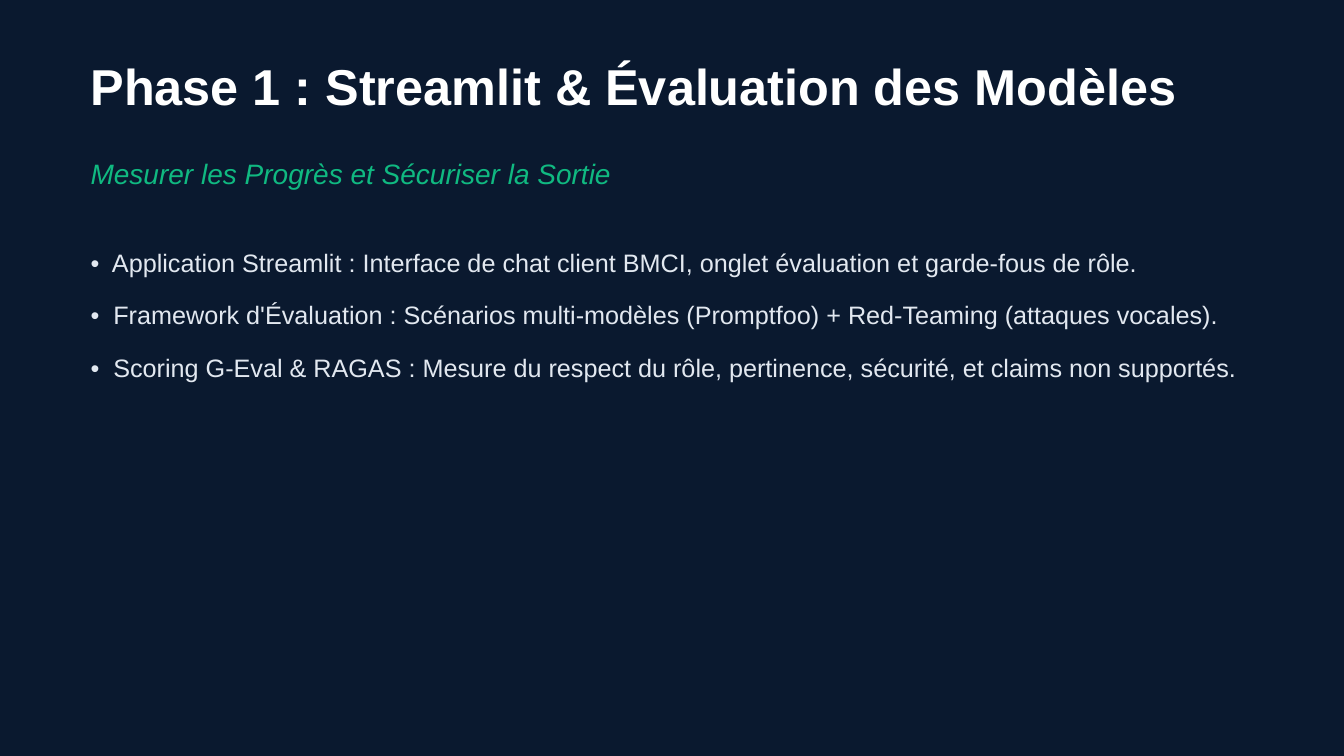
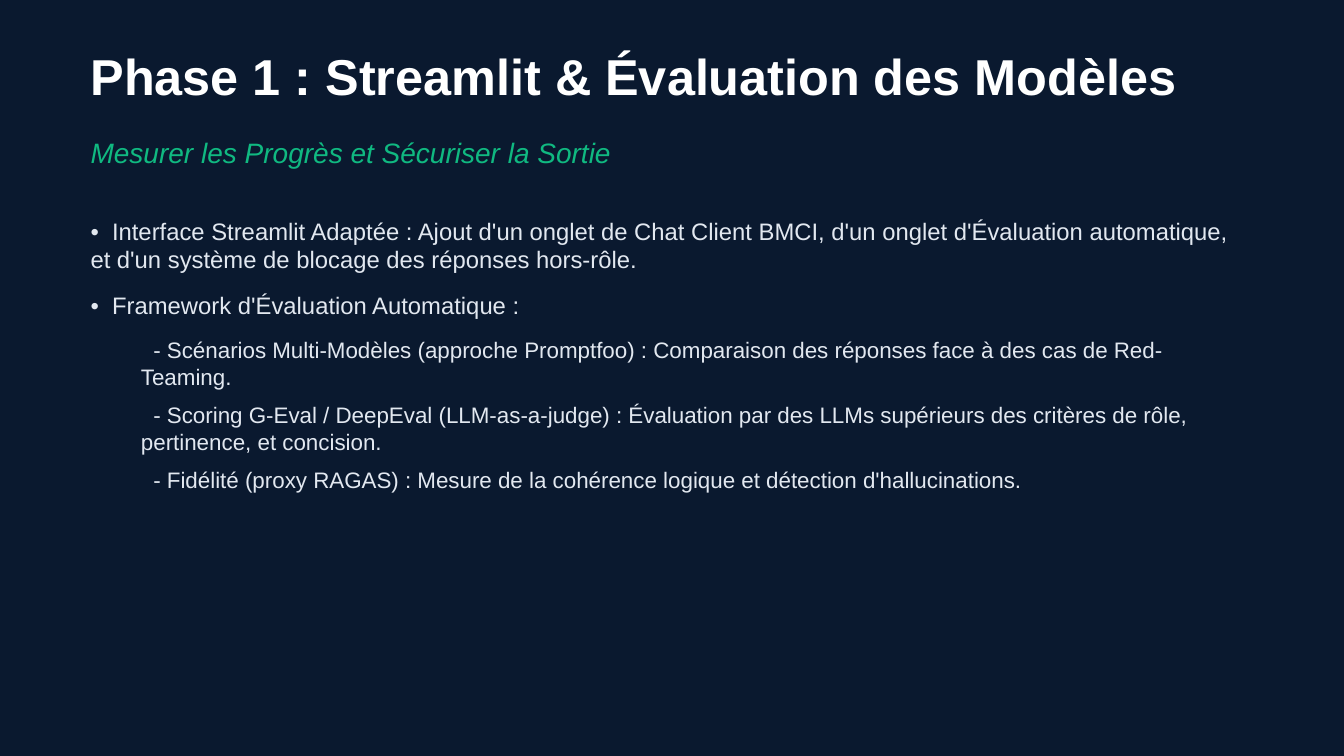
Before and after one commit to OrensObenas/BMCI_Voice_Test, a slide deck: slide 5 of presentation_bmci_livekit.pptx. Drawn at 1344x756 pixels with LibreOffice and Linux fonts; fonts in the diff are those of the drawing. Boxes give left, top, right and bottom in pixels: in the first picture for what was removed or moved away, otherwise in the second. Text is boxed around its words. In the diff, an @@ line names an element or a change of style, - is before the commit and + after.

```diff
--- a/presentation_bmci_livekit.pptx
+++ b/presentation_bmci_livekit.pptx
@@ text "Phase 1 : Streamlit & ...": place and size @@
-text "Phase 1 : Streamlit & ..." at <box>91,65,1177,106</box>
+text "Phase 1 : Streamlit & ..." at <box>91,55,1177,96</box>
@@ text "Mesurer les Progrès et Sécuriser ...": place and size @@
-text "Mesurer les Progrès et Sécuriser ..." at <box>91,163,610,189</box>
+text "Mesurer les Progrès et Sécuriser ..." at <box>91,142,610,169</box>
@@ text at <box>91,221,1228,493</box>: text changed; size 18 to 16 pt @@
-• Application Streamlit : Interface de chat client BMCI, onglet évaluation et garde-fous de rôle.
-• Framework d'Évaluation : Scénarios multi-modèles (Promptfoo) + Red-Teaming (attaques vocales).
-• Scoring G-Eval & RAGAS : Mesure du respect du rôle, pertinence, sécurité, et claims non supportés.
+• Interface Streamlit Adaptée : Ajout d'un onglet de Chat Client BMCI, d'un onglet d'Évaluation automatique, et d'un système de blocage des réponses hors-rôle.
+• Framework d'Évaluation Automatique :
+  - Scénarios Multi-Modèles (approche Promptfoo) : Comparaison des réponses face à des cas de Red-Teaming.
+  - Scoring G-Eval / DeepEval (LLM-as-a-judge) : Évaluation par des LLMs supérieurs des critères de rôle, pertinence, et concision.
+  - Fidélité (proxy RAGAS) : Mesure de la cohérence logique et détection d'hallucinations.
```
Also in this commit, not shown: 9 other slides changed.
